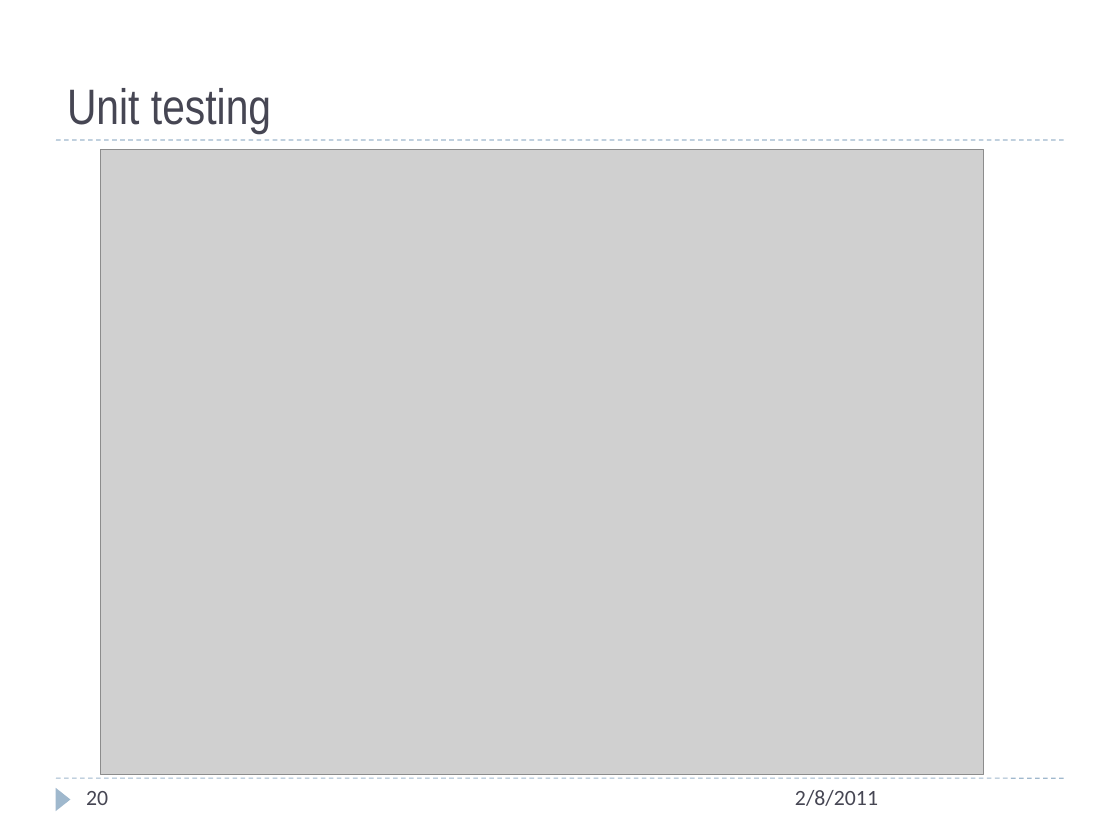
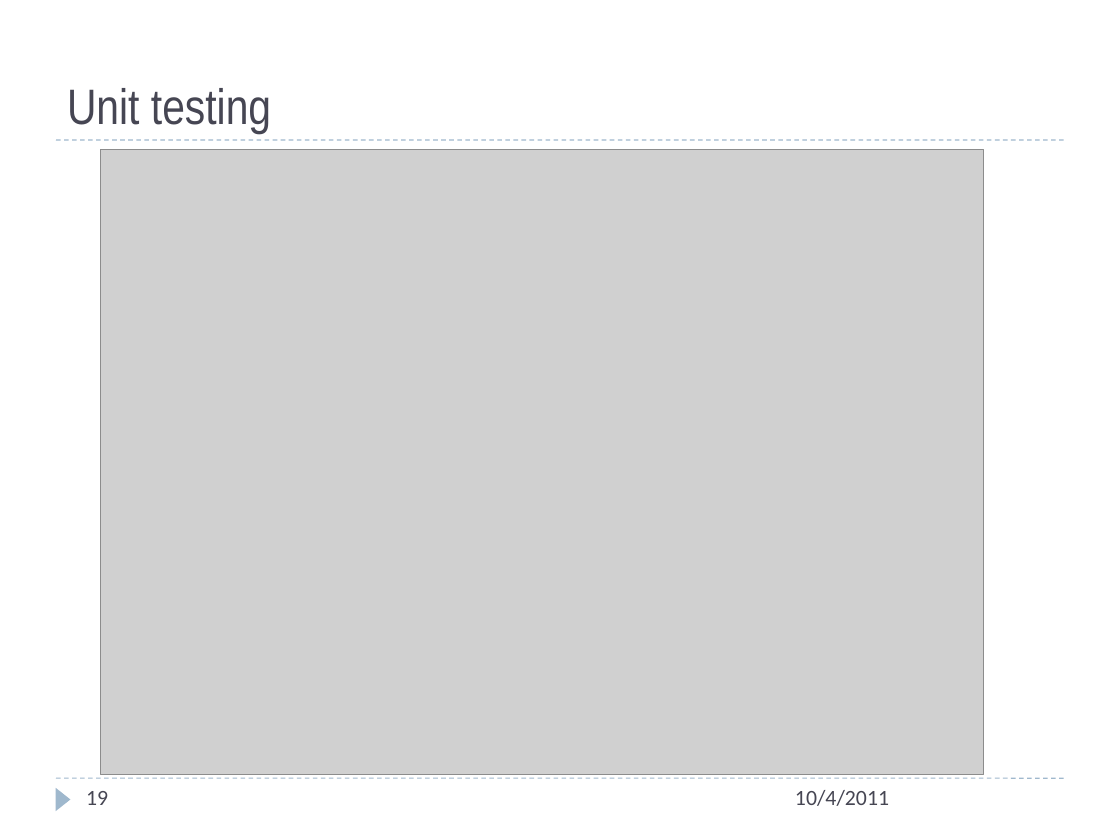
Before and after one commit to JeffersonLab/ccdb, a slide deck: slide 19 of doc/ccdb_design_romanovda.pptx (slide 20 before the commit). Drawn at 1120x840 pixels with LibreOffice and Linux fonts; fonts in the diff are those of the drawing; grey boxes stand for pictures. Boxes give left, top, right and bottom in pixels: in the first picture for what was removed or moved away, otherwise in the second. Text is boxed around its words. In the diff, an @@ line names an element or a change of style, - is before the commit and + after.

```diff
--- a/doc/ccdb_design_romanovda.pptx
+++ b/doc/ccdb_design_romanovda.pptx
@@ page number at <box>86,791,108,805</box>: text changed @@
-20
+19
@@ text at <box>795,790,889,806</box>: text changed @@
-2/8/2011
+10/4/2011
```
Also in this commit, not shown: 19 other slides changed, 6 slides added, 1 slide removed, 14 other files.
